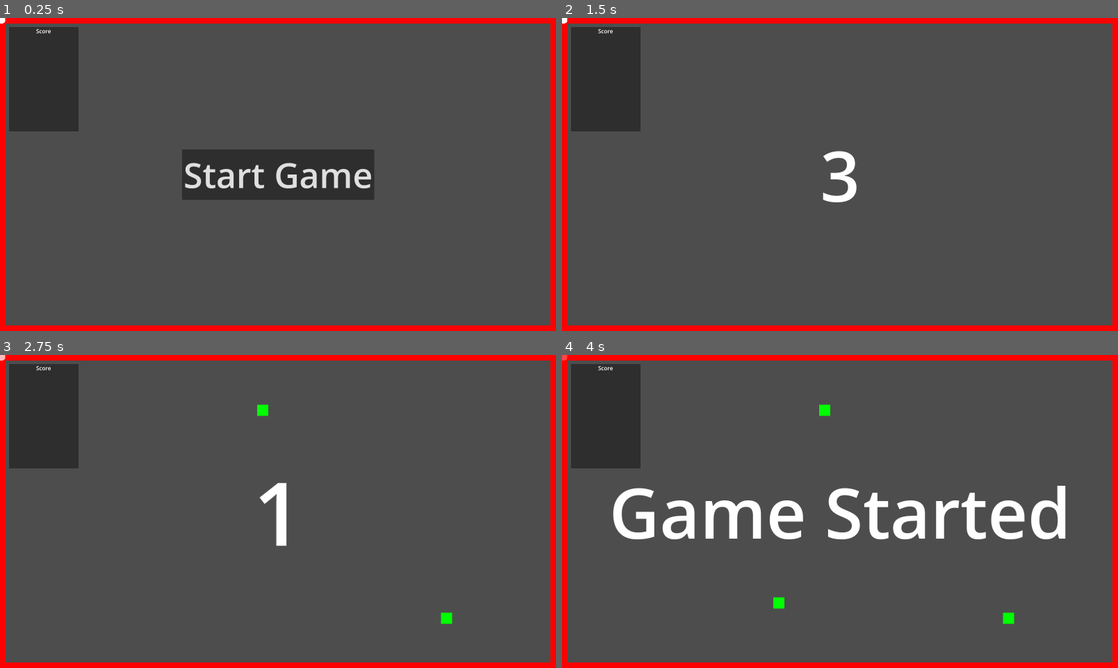
Above: before the commit, frames 1-4 (two rows, left to right).
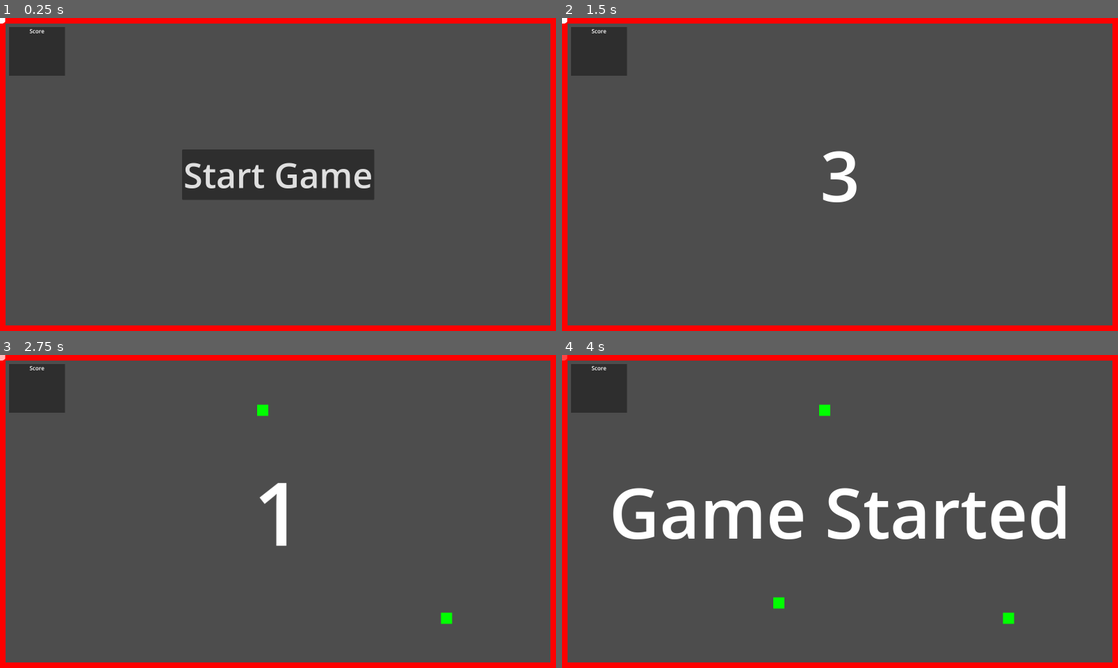
Above: after the commit, the same moments.

Repository: Ozymandias1/godot_snake_game
Game: Godot game, scene res://Scenes/Templates/game_level.tscn
Two runs of this game, one before a commit and one after it. Both use one fixed random seed, a clock stepped at 60 frames per second and the inputs below. This scene is started directly instead of the project's main scene.
Inputs (mouse positions are in pixels of both pictures, inside the frame that each line leads up to):
- Up to frame 1 (0.25 s): no input
- Up to frame 2 (1.5 s): click "Start Game" at 0.5 s; tap Enter at 1.25 s; move the mouse to (962, 158) at 1.27 s; hold D (Steer Right) from 1.28 s (still down); hold W (Boost) from 1.28 s (still down); click (962, 158) at 1.42 s
- Up to frame 3 (2.75 s): move the mouse to (166, 527) at 2.02 s; release D (Steer Right) at 2.03 s; release W (Boost) at 2.03 s; hold A (Steer Left) from 2.03 s (still down); tap T (TestKey) at 2.1 s
- Up to frame 4 (4 s): move the mouse to (895, 442) at 2.77 s; release A (Steer Left) at 2.78 s; hold W (Boost) 2.78-3.53 s; hold D (Steer Right) from 2.78 s (still down); tap Space at 3.5 s; move the mouse to (812, 574) at 3.52 s; tap T (TestKey) at 3.6 s; click (812, 574) at 3.67 s

The runs differ from the first frame. In frame 1, 2.6% of the frame differs, in the area x 1-15%, y 2-37%; in frame 2, 2.6%; in frame 3, 2.6%; in frame 4, 2.6%.
Error in both runs: Invalid access to property or key 'name' on a base object of type 'Dictionary'. (res://Scripts/Player.gd:35)

Commit message:
플레이어 접속시 점수판 항목 추가

Diff:
--- a/Scenes/Templates/game_level.tscn
+++ b/Scenes/Templates/game_level.tscn
@@ -1,9 +1,10 @@
-[gd_scene load_steps=6 format=3 uid="uid://drk5f5ngmiwx5"]
+[gd_scene load_steps=7 format=3 uid="uid://drk5f5ngmiwx5"]
 
 [ext_resource type="Script" path="res://Scripts/GameLevel.gd" id="1_crwjw"]
 [ext_resource type="PackedScene" uid="uid://ie288gw0t40c" path="res://Scenes/Templates/screen_boundary.tscn" id="2_7atmv"]
 [ext_resource type="Script" path="res://Scripts/PlayerSpawner.gd" id="3_7togj"]
 [ext_resource type="Script" path="res://Scripts/FoodSpawner.gd" id="4_x5dai"]
+[ext_resource type="Script" path="res://Scripts/ScoreBoardItemSpawner.gd" id="6_iuqw8"]
 
 [sub_resource type="SceneReplicationConfig" id="SceneReplicationConfig_2gsxc"]
 properties/0/path = NodePath("LabelTimerRoot/LabelTimer:text")
@@ -108,8 +109,8 @@
 anchors_preset = 0
 offset_left = 26.0
 offset_top = 26.0
-offset_right = 226.0
-offset_bottom = 326.0
+offset_right = 187.0
+offset_bottom = 166.0
 
 [node name="Background" type="ColorRect" parent="UI/ScoreBoard"]
 layout_mode = 1
@@ -120,7 +121,7 @@
 grow_vertical = 2
 color = Color(0, 0, 0, 0.392157)
 
-[node name="VBoxContainer" type="VBoxContainer" parent="UI/ScoreBoard"]
+[node name="Container" type="VBoxContainer" parent="UI/ScoreBoard"]
 layout_mode = 1
 anchors_preset = 15
 anchor_right = 1.0
@@ -128,11 +129,16 @@
 grow_horizontal = 2
 grow_vertical = 2
 
-[node name="Label" type="Label" parent="UI/ScoreBoard/VBoxContainer"]
+[node name="Label" type="Label" parent="UI/ScoreBoard/Container"]
 layout_mode = 2
 text = "Score"
 horizontal_alignment = 1
 
+[node name="ScoreBoardItemSpawner" type="MultiplayerSpawner" parent="UI/ScoreBoard"]
+_spawnable_scenes = PackedStringArray("res://Scenes/Templates/score_board_item.tscn")
+spawn_path = NodePath("../Container")
+script = ExtResource("6_iuqw8")
+
 [connection signal="timeout" from="FoodSpawner/Timer" to="FoodSpawner" method="_on_timer_timeout"]
 [connection signal="pressed" from="UI/BtnStartGame" to="." method="_on_btn_start_game_pressed"]
 [connection signal="timeout" from="UI/StartGameTimer" to="." method="_on_start_game_timer_timeout"]
--- /dev/null
+++ b/Scenes/Templates/score_board_item.tscn
@@ -0,0 +1,30 @@
+[gd_scene load_steps=3 format=3 uid="uid://d0qnbeahat1mn"]
+
+[ext_resource type="Script" path="res://Scripts/ScoreBoardItem.gd" id="1_cs0nu"]
+
+[sub_resource type="SceneReplicationConfig" id="SceneReplicationConfig_slinn"]
+properties/0/path = NodePath("Score:text")
+properties/0/spawn = true
+properties/0/replication_mode = 1
+properties/1/path = NodePath("PlayerName:text")
+properties/1/spawn = true
+properties/1/replication_mode = 1
+
+[node name="ScoreBoardItem" type="HBoxContainer"]
+script = ExtResource("1_cs0nu")
+
+[node name="Score" type="Label" parent="."]
+custom_minimum_size = Vector2(60, 0)
+layout_mode = 2
+text = "00000"
+horizontal_alignment = 1
+text_overrun_behavior = 1
+
+[node name="PlayerName" type="Label" parent="."]
+layout_mode = 2
+size_flags_horizontal = 3
+text = "Player"
+text_overrun_behavior = 1
+
+[node name="ScoreBoardItemSynchronizer" type="MultiplayerSynchronizer" parent="."]
+replication_config = SubResource("SceneReplicationConfig_slinn")
--- a/Scripts/GameLevel.gd
+++ b/Scripts/GameLevel.gd
@@ -8,6 +8,7 @@
 @onready var label_timer: Label = $UI/LabelTimerRoot/LabelTimer
 @onready var start_game_timer: Timer = $UI/StartGameTimer
 @onready var food_spawn_timer: Timer = $FoodSpawner/Timer
+@onready var score_board_item_spawner: MultiplayerSpawner = $UI/ScoreBoard/ScoreBoardItemSpawner
 
 var start_game_remain_time: int = 4
 var remain_time_tween: Tween = null
@@ -44,6 +45,12 @@
 	# 플레이어 머리 충돌 처리 시그널 처리 등록
 	player.on_player_head_area2d_entered.connect(self._on_player_head_area2d_entered)
 	player.on_player_reset_complete.connect(self._on_player_reset_complete)
+
+	# 점수판
+	score_board_item_spawner.spawn({
+		"peer_id": peer_id,
+		"player_data": player_data
+	})
 
 # 게임 시작 버튼
 func _on_btn_start_game_pressed() -> void:
--- /dev/null
+++ b/Scripts/ScoreBoardItem.gd
@@ -0,0 +1,7 @@
+# ScoreBoardItem.gd
+extends HBoxContainer
+class_name ScoreBoardItem
+
+# 플레이어 이름 설정
+func set_player_name(player_name: String) -> void:
+	$PlayerName.text = player_name
--- /dev/null
+++ b/Scripts/ScoreBoardItemSpawner.gd
@@ -0,0 +1,19 @@
+# ScoreBoardItemSpawner.gd
+extends MultiplayerSpawner
+
+const SCORE_BOARD_ITEM_TEMPLATE = preload("res://Scenes/Templates/score_board_item.tscn")
+
+# 시작
+func _ready() -> void:
+	self.spawn_function = self._spawn_score_board_item
+
+# 스폰 함수
+func _spawn_score_board_item(spawn_data: Dictionary) -> Node:
+	var peer_id: int = spawn_data["peer_id"]
+	var player_data: Dictionary = spawn_data["player_data"]
+
+	var item: ScoreBoardItem = SCORE_BOARD_ITEM_TEMPLATE.instantiate()
+	item.name = str(peer_id)
+	item.set_player_name(player_data["name"])
+
+	return item
